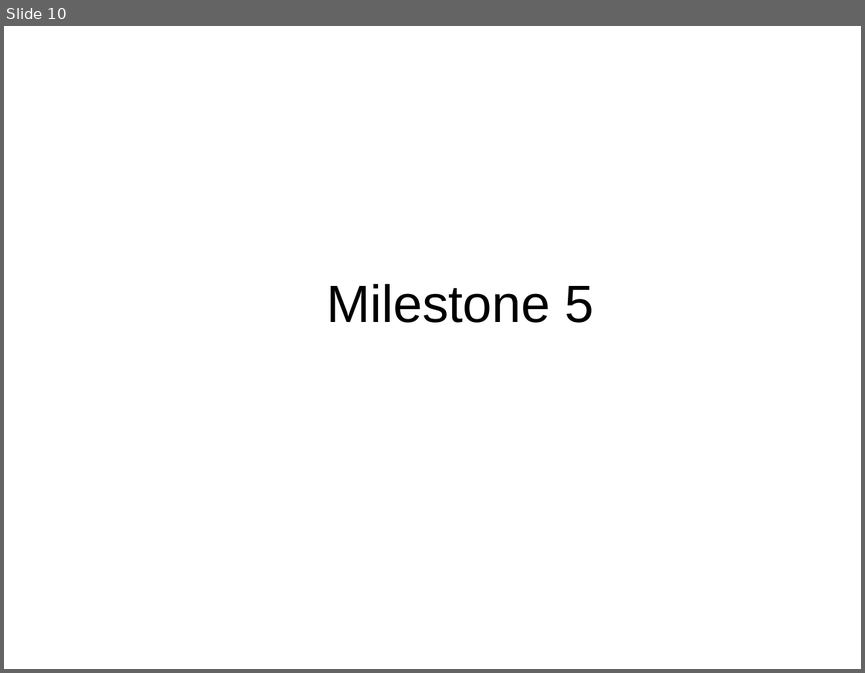
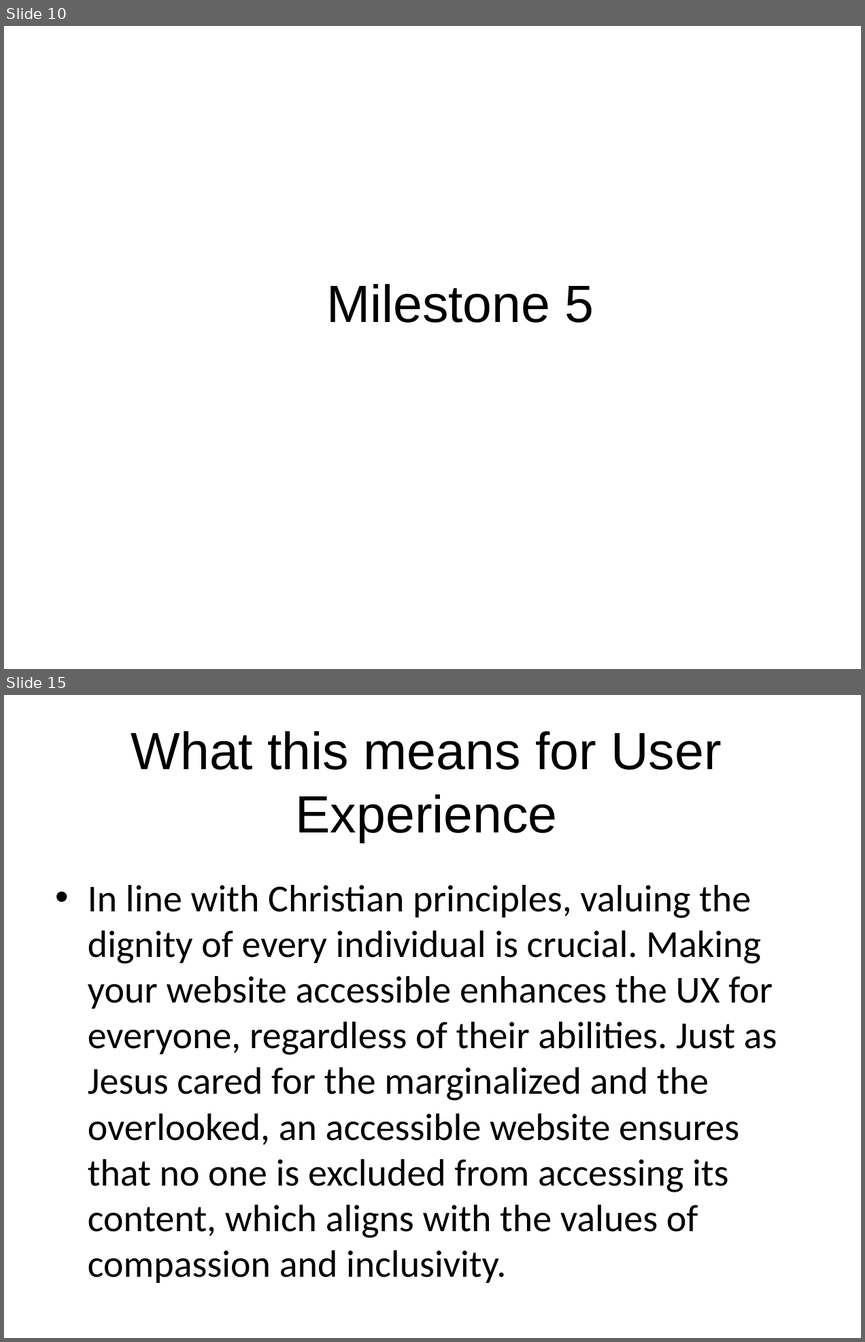
Before and after one commit to rcoon1/CST-391, a slide deck: Milestones/Milestone 6/Milestone6Rcoon.pptx. Shown one above the other, each under a label of ours: slide 10 before the commit, slides 10 and 15 after it; the slides between them are not shown. The pictures are 865x673 and 865x1342 pixels, drawn with LibreOffice and Linux fonts; fonts in the diff are those of the drawing; background and template pictures are left out. Boxes give left, top, right and bottom in pixels: in the first picture for what was removed or moved away, otherwise in the second. Text is boxed around its words. In the diff, an @@ line names an element or a change of style, - is before the commit and + after.

```diff
--- a/Milestones/Milestone 6/Milestone6Rcoon.pptx
+++ b/Milestones/Milestone 6/Milestone6Rcoon.pptx
@@ slide 15 added at (4, 695, 861, 1338), background picture (left out) @@
@@ title added at (131, 731, 721, 843), 44 pt, text #000000 @@
+What this means for User Experience
@@ text added at (88, 885, 777, 1283), 32 pt, text #000000 @@
+• In line with Christian principles, valuing the dignity of every individual is crucial. Making your website accessible enhances the UX for everyone, regardless of their abilities. Just as Jesus cared for the marginalized and the overlooked, an accessible website ensures that no one is excluded from accessing its content, which aligns with the values of compassion and inclusivity.
```
Also in this commit, not shown: 7 slides changed, 2 other slides added, 1 slide removed, 1 other file.
